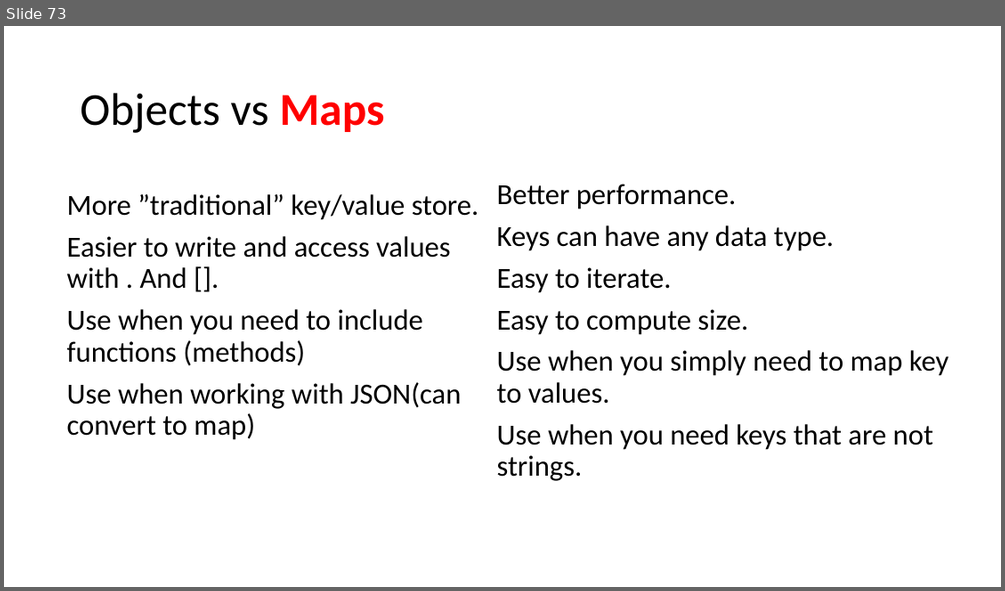
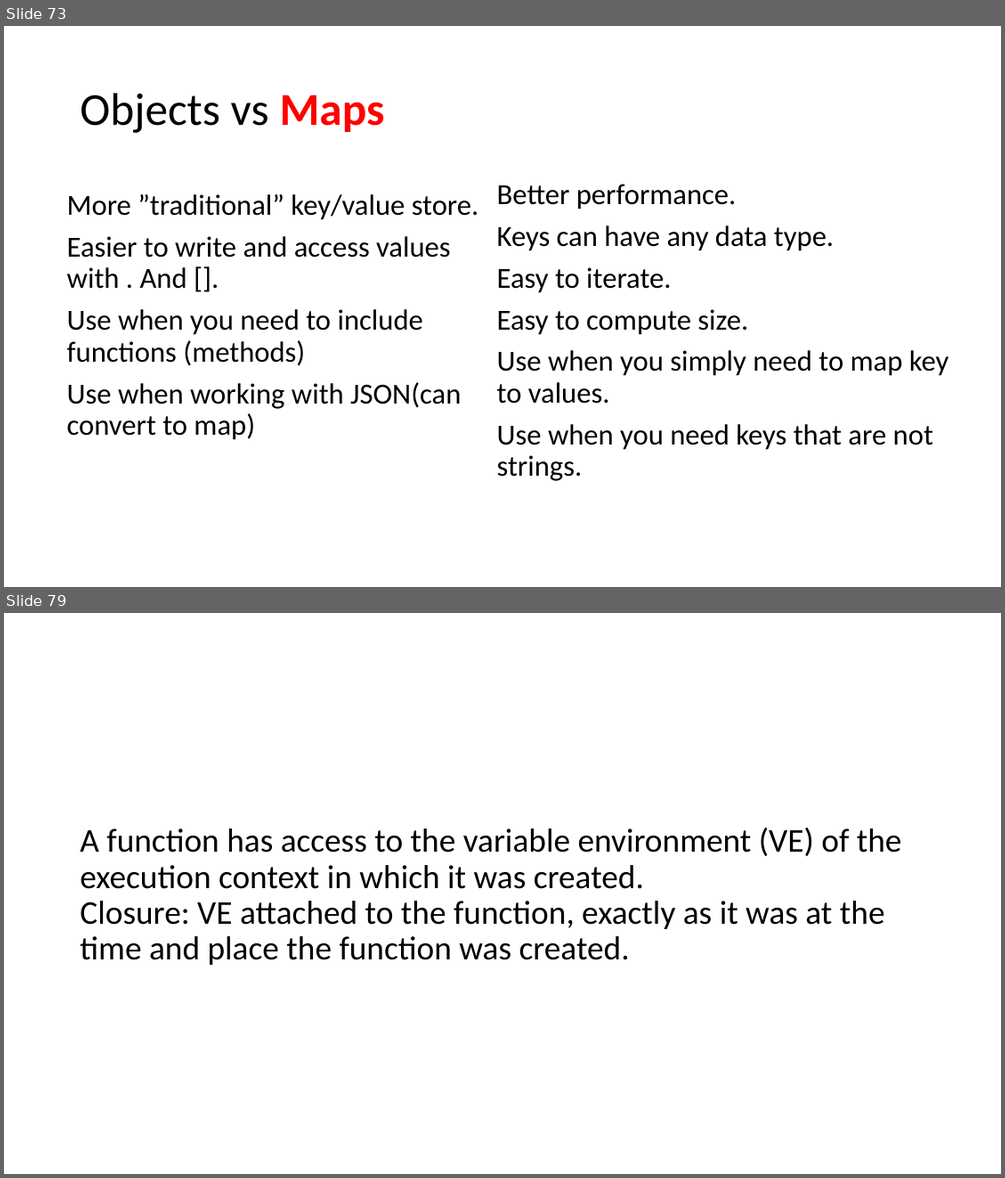
Before and after one commit to PiyushChaturvedii/Batch05, a slide deck: JavaScript.pptx. Shown one above the other, each under a label of ours: slide 73 before the commit, slides 73 and 79 after it; the slides between them are not shown. The pictures are 1005x591 and 1005x1178 pixels, drawn with LibreOffice and Linux fonts; fonts in the diff are those of the drawing. Boxes give left, top, right and bottom in pixels: in the first picture for what was removed or moved away, otherwise in the second. Text is boxed around its words. In the diff, an @@ line names an element or a change of style, - is before the commit and + after.

```diff
--- a/JavaScript.pptx
+++ b/JavaScript.pptx
@@ slide 79 added at (4,613,1001,1174), background #FFFFFF @@
@@ title added at (80,827,902,965), 32 pt, text #000000 @@
+A function has access to the variable environment (VE) of the execution context in which it was created.
+Closure: VE attached to the function, exactly as it was at the time and place the function was created.
```
Also in this commit, not shown: 7 other slides added, 19 other files.
